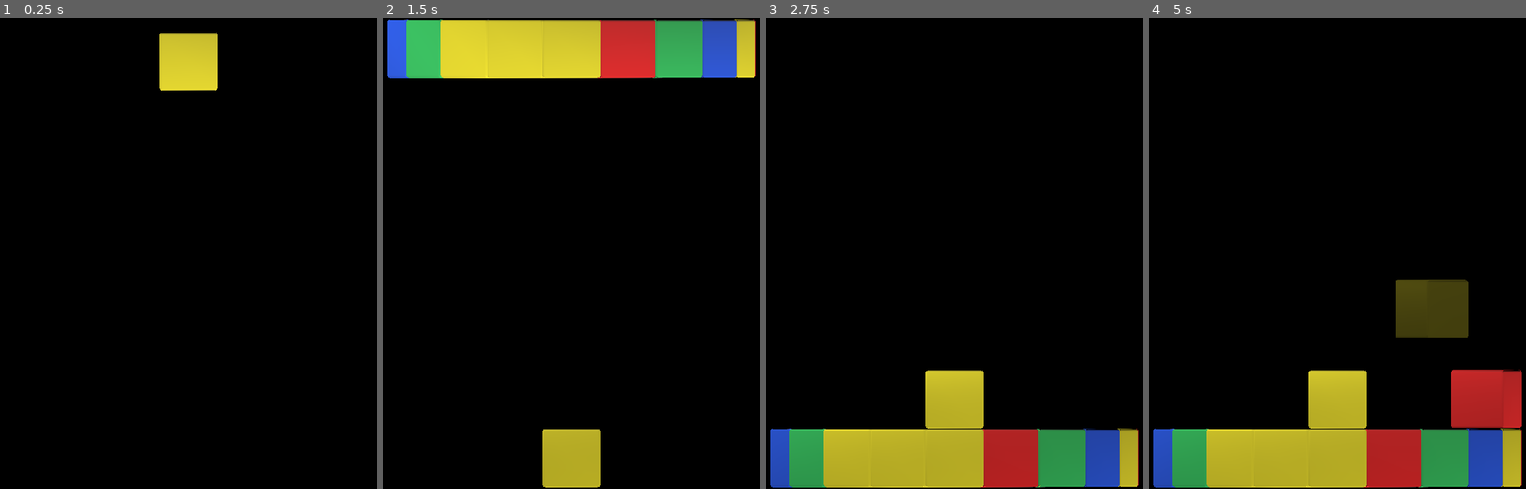
Above: before the commit, frames 1-4 (left to right).
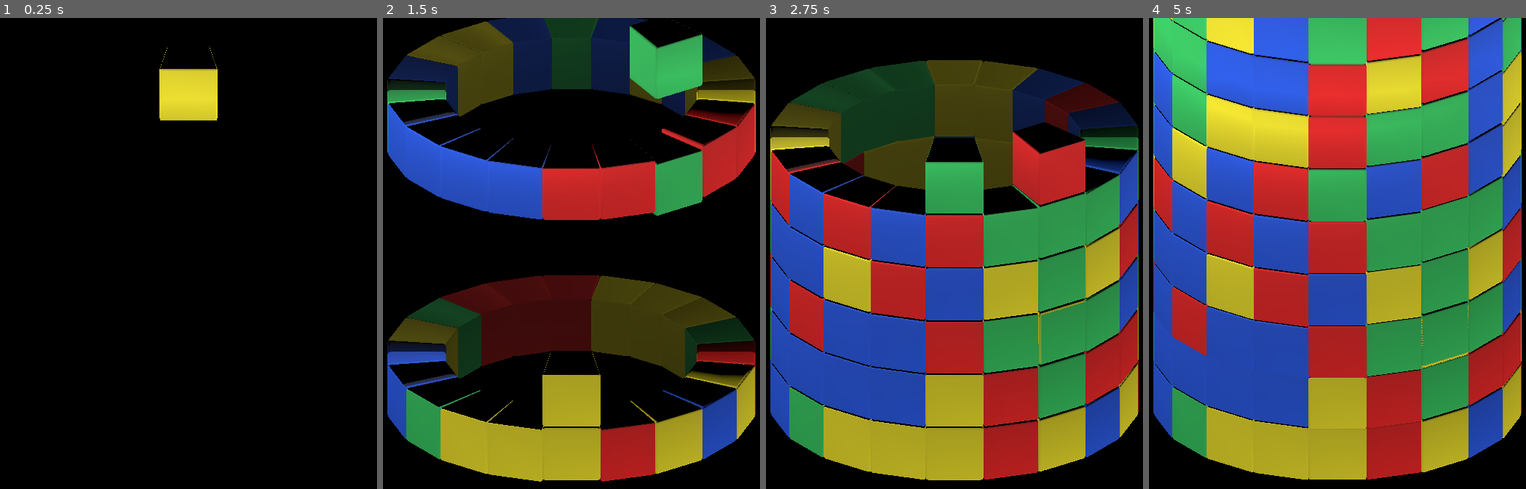
Above: after the commit, the same moments.

Repository: KasaiAi/Rotary
Game: Godot game, scene res://Scenes/level.tscn
Same seed, same stepped clock (60 frames per second), same inputs: the game is played once before the commit and once after it.
Inputs (mouse positions are in pixels of both pictures, inside the frame that each line leads up to):
- Up to frame 1 (0.25 s): no input
- Up to frame 2 (1.5 s): move the mouse to (665, 229) at 0.52 s; press the mouse at (665, 229) at 0.53 s; hold Right (ui_right) 0.53-1.28 s; tap Space (ui_select) at 0.77, 1.07 s; right-click (665, 229) at 0.8 s; move the mouse to (484, 277) at 1.27 s; release the mouse at (484, 277) at 1.28 s; hold Down (ui_down) from 1.28 s (still down); right-click (484, 277) at 1.35 s
- Up to frame 3 (2.75 s): tap Space (ui_select) at 1.52, 1.55, 1.82, 2.1 s; move the mouse to (999, 149) at 2.02 s; release Down (ui_down) at 2.03 s; press the mouse at (999, 149) at 2.03 s; hold Right (ui_right) from 2.03 s (still down)
- Up to frame 4 (5 s): move the mouse to (1314, 347) at 2.77 s; release the mouse at (1314, 347) at 2.78 s; click (1314, 347) at 2.85 s; tap Space (ui_select) at 3.02, 3.32, 3.77, 3.8, 4.07, 4.52, 4.82 s; right-click (1314, 347) at 3.05 s; move the mouse to (1469, 324) at 3.52 s; release Right (ui_right) at 3.53 s; hold Left (ui_left) from 3.53 s (still down); right-click (1469, 324) at 3.6 s; move the mouse to (1205, 182) at 4.27 s; click (1205, 182) at 4.35 s

The runs differ from the first frame. In frame 1, 2.2% of the frame differs, in the area x 42-58%, y 3-22%; in frame 2, 53%; in frame 3, 72%; in frame 4, 88%, in the area x 1-99%, y 0-100%.
Error after the commit: Invalid assignment of property or key 'collision_mask' with value of type 'int' on a base object of type 'PackedScene'. (res://Scripts/cell.gd:30)

Commit message:
Highlights implemented; breakup function unfinished

Diff:
--- /dev/null
+++ b/Assets/Materials/selection_highlight.tres
@@ -0,0 +1,7 @@
+[gd_resource type="StandardMaterial3D" format=3 uid="uid://ch1ssnn6ty4st"]
+
+[resource]
+transparency = 1
+albedo_color = Color(0, 0, 0, 0.0980392)
+emission_enabled = true
+emission = Color(1, 1, 1, 1)
--- a/Assets/Materials/white.tres
+++ b/Assets/Materials/white.tres
@@ -1,4 +1,6 @@
-[gd_resource type="StandardMaterial3D" format=2]
+[gd_resource type="StandardMaterial3D" format=3 uid="uid://dprwrb4xxfk8j"]
 
 [resource]
 resource_local_to_scene = true
+emission_enabled = true
+emission = Color(0.650128, 0.650128, 0.650128, 1)
--- a/Objects/cell.tscn
+++ b/Objects/cell.tscn
@@ -26,7 +26,7 @@
 [sub_resource type="BoxShape3D" id="4"]
 size = Vector3(1.30297, 2.00284, 1.98115)
 
-[node name="cylinder cell" type="Node3D"]
+[node name="Cell" type="Node3D" groups=["cells"]]
 script = ExtResource("2")
 
 [node name="RigidBody3D" type="RigidBody3D" parent="."]
--- a/Scenes/level.tscn
+++ b/Scenes/level.tscn
@@ -22,7 +22,7 @@
 visible = false
 
 [node name="Camera3D" type="Camera3D" parent="."]
-transform = Transform3D(1, 0, 0, 0, 1, 0, 0, 0, 1, 0, 0, 20)
+transform = Transform3D(1, 0, 0, 0, 0.906308, 0.422618, 0, -0.422618, 0.906308, 0, 7, 20)
 projection = 1
 size = 16.0
 
@@ -39,6 +39,8 @@
 [node name="CollisionShape3D" type="CollisionShape3D" parent="Cylinder/Ring1/Floor"]
 transform = Transform3D(1, 0, 0, 0, 1, 0, 0, 0, 1, 0, -1, 0)
 shape = SubResource("1")
+
+[node name="Cell container" type="Node" parent="Cylinder/Ring1"]
 
 [node name="Ring2" type="Node3D" parent="Cylinder"]
 transform = Transform3D(1, 0, 0, 0, 1, 0, 0, 0, 1, 0, 2, 0)
@@ -114,7 +116,7 @@
 transform = Transform3D(1, 0, 0, 0, 1, 0, 0, 0, 1, 0, 8, 0)
 
 [node name="Killer" type="Area3D" parent="Spawner"]
-transform = Transform3D(1, 0, 0, 0, 1, 0, 0, 0, 1, 0, 0, 4.18598)
+transform = Transform3D(1, 0, 0, 0, 1, 0, 0, 0, 1, 0, 0, 5.25)
 
 [node name="CollisionShape3D" type="CollisionShape3D" parent="Spawner/Killer"]
 shape = SubResource("BoxShape3D_j3kkm")
@@ -132,4 +134,5 @@
 pixel_size = 0.0295
 texture = SubResource("CanvasTexture_fqpv1")
 
+[connection signal="body_entered" from="Spawner/Killer" to="." method="_on_killer_body_entered"]
 [connection signal="timeout" from="SpawnTimer" to="." method="_on_SpawnTimer_timeout"]
--- a/Scripts/cell.gd
+++ b/Scripts/cell.gd
@@ -5,12 +5,13 @@
 
 # Called when the node enters the scene tree for the first time.
 func _ready():
-	var material = $RigidBody3D/Mesh.get_surface_override_material(0) # Chama o material da malha
+#	$RigidBody3D/Mesh.material_override = StandardMaterial3D.new() #Cria novo material pra a célula
+	var material = $RigidBody3D/Mesh.get_surface_override_material(0) # Chama o material da célula
 
 	match cellType: # Switch case para as quatro cores
+		# O material precisa ser único, senão todos os cubos instanciados ficam da mesma cor;
+		# Muda a cor (albedo) do material
 		0:
-			# O material precisa ser único, senão todos os cubos mudar pra a mesma cor;
-			# muda a cor (albedo) do material
 			material.albedo_color = Color(0.82,0.08,0.08) # Red
 		1:
 			material.albedo_color = Color(0.16,0.68,0.32) # Green
@@ -19,14 +20,16 @@
 		3:
 			material.albedo_color = Color(0.83,0.78,0.1) # Yellow
 
-	$RigidBody3D.position.z += 5.25
-
-func _process(_delta):
-#	$RigidBody3D.collision_mask = grid.j
-	pass
+#	$RigidBody3D.collision_mask = grid.j #Define a camada de colisão/nível da célula de acordo com o array de peças
 
 func breakup():
+	var smolCell = load("res://Objects/cell.tscn")
 #	spawn 4 minicubes, not as children (particles?)
+	for i in 4:
+		smolCell.instantiate()
+		smolCell.collision_mask = 0
+		add_child(smolCell)
 #	throw them up (maybe random directions)
 #	queue_free()
-	pass
+#	if y > 680:
+#		queue_free()
--- a/Scripts/level_control.gd
+++ b/Scripts/level_control.gd
@@ -39,14 +39,18 @@
 func _on_SpawnTimer_timeout():
 	spawn_cell()
 	move_spawn_point()
-	startup()
+	startup() #Ineficiente, queria fazer o spawn inicial de X peças e depois esquecer essa função
+#	gameover()
 
 func spawn_cell():
 	var newCell = cell.instantiate()
-	newCell.position = $Spawner.position
+	newCell.position = $Spawner/Killer.global_position
+#	newCell.position = $Spawner.position
+#	newCell.position.z = $Spawner.position.z + 5.25
 	newCell.rotation = $Spawner.rotation
 	add_child(newCell)
 #	append cell to array
+#	set cell as child of a ring
 #	set collision_mask to array.j
 
 func spawn_ring():
@@ -56,20 +60,27 @@
 
 func move_spawn_point():
 	$Spawner.rotate(Vector3(0,1,0),PI/10)
-	print($Spawner.rotation.y)
 #	if collide with cell:
 #		game over
 
 func _process(_delta):
+	if Input.is_action_just_pressed("ui_select"):
+		spawn_ring()
 	if Input.is_action_just_pressed("ui_down"):
-		spawn_ring()
+		spawn_cell()
+	if Input.is_action_just_pressed("ui_left"):
+		$Spawner.rotate(Vector3(0,1,0),-PI/10)
+	if Input.is_action_just_pressed("ui_right"):
+		move_spawn_point()
 	if Input.is_action_just_released("click"):
+		if raycast_object().is_in_group("cells"):
+			raycast_object().breakup()
 		spawn_cell()
 		move_spawn_point()
-	if Input.is_action_pressed("click"):
-		raycast_object()
-	if Input.is_action_just_released("drag"):
-		move_spawn_point()
+
+	print(raycast_object())
+#	if Input.is_action_just_released("drag"):
+#		spin()
 
 	mousePos = get_viewport().get_mouse_position()
 	$Mouseover.target_position = Vector3((mousePos.x-300)/40, (-mousePos.y+324)/40, -15)
@@ -89,8 +100,10 @@
 	var ray = spaceState.intersect_ray(intersect)
 
 	if ray.has("collider"):
-#		return ray.collider.get_parent()
-		ray.collider.get_parent().free()
+		return ray.collider.get_parent()
+
+func _on_killer_body_entered(body):
+	print("perdeu")
 
 #Criar peça no cenário						OK!
 #Criar peça colorida no cenário				OK!
@@ -100,10 +113,18 @@
 #Travar queda das peças no eixo Y			OK?
 #Fazer com que as peças não quiquem			OK!
 #Fazer com que peças formem um cilindro		OK!
+#Organizar criação de peça em uma função	OK!
 #Upgrade pra 4.1							OK!
 #Segmentar funções melhor					OK!
+#Não dá pra diferenciar as peças de trás das da frente	OK!
 #Ajeitar a função do timer					OK!
 #Separar spawn inicial do spawn constante	OK!
+#Mover script de spawn pra o spawner		OK!
+#Iluminar as peças com hover				OK!
+
+#Criar objeto Ring com caixa de colisão
+#Raycast é bloqueado pelos colisores dos anéis
+#Apagar as peças sem hover
 
 #Fazer algo quando peças chegarem no topo
 #	Spawn segura as peças até formar um anel ou solta uma por uma? Crucial pro fim de jogo
@@ -133,9 +154,9 @@
 #Inserir anel de peças novas após algum tempo
 #Rotacionar câmera em um eixo (full cylinder node)
 
-#Organizar criação de peça em uma função	OK!
+#Melhorar as cores
+#Tentar embaralhar mais as peças?
+
 #Consertar o bug do cubo extra no cell.tscn	OK!
 #Impedir que peças em queda empurrem as de baixo
-#Melhorar as cores
-#Tentar embaralhar mais as peças
-#Não dá pra diferenciar as peças de trás das da frente
+#Às vezes peças congelam quando as de baixo são deletadas
--- a/Scripts/ring.gd
+++ b/Scripts/ring.gd
@@ -1,6 +1,15 @@
 extends Node3D
+
+func _on_area_entered():
+	for i in $Cells.get_children():
+		$"Cell container/Cell/RigidBody3D/Mesh".material_overlay = load("res://Assets/Materials/selection_highlight.tres")
+
+func _on_area_exited():
+	$"Cell container/Cell/RigidBody3D/Mesh".material_overlay = null
+
 
 #cLIecK
 #rOtAT e
 #reorganize cell array with new positions according to angle
 #while rotating axis_lock_linear_y = true
+#material_overlay = light white
